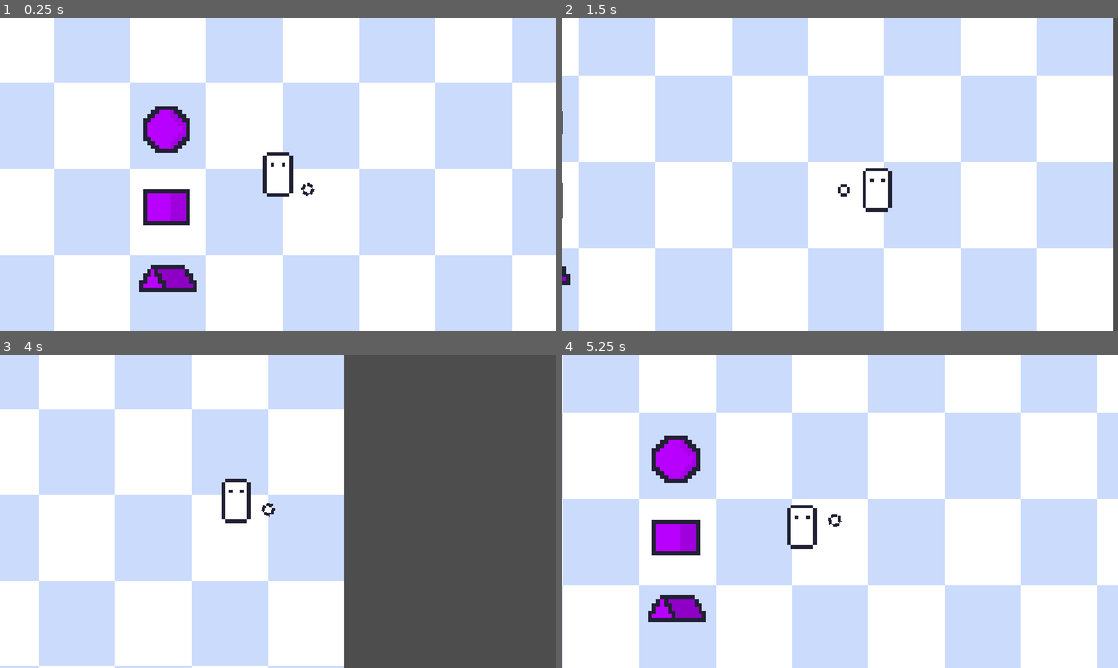
Above: before the commit, frames 1-4 (two rows, left to right).
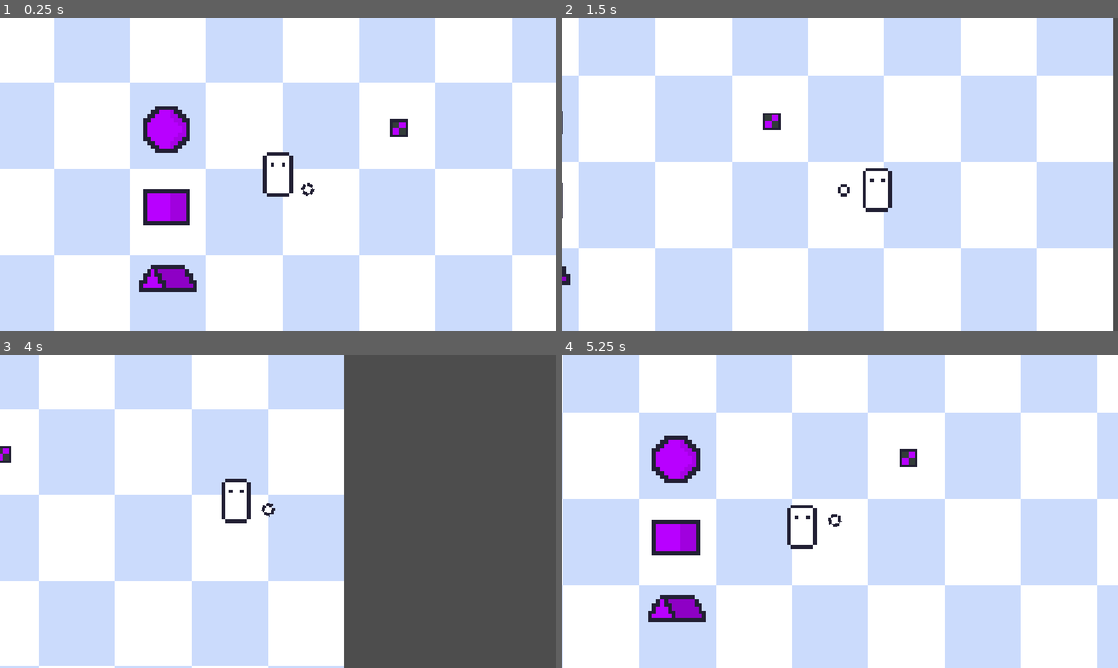
Above: after the commit, the same moments.

Repository: J-mikyas/Dreadmire
Game: Godot game, scene res://Assets/Scenes/Levels/Debug.tscn
The game is run twice, just before and just after one commit, with the same random seed, the same clock (stepped at 60 frames per second) and the same inputs.
Inputs (mouse positions are in pixels of both pictures, inside the frame that each line leads up to):
- Up to frame 1 (0.25 s): no input
- Up to frame 2 (1.5 s): tap Enter at 0.5 s; move the mouse to (962, 158) at 0.52 s; hold D (right) 0.53-1.28 s; hold E 0.53-1.28 s; move the mouse to (728, 190) at 1.27 s; hold S (down) from 1.28 s (still down); tap E at 1.35 s
- Up to frame 3 (4 s): move the mouse to (333, 442) at 2.02 s; release S (down) at 2.03 s; hold D (right) 2.03-2.78 s; hold E 2.03-2.78 s; move the mouse to (250, 574) at 2.77 s; hold W (up) 2.78-3.53 s; tap E at 2.85 s; move the mouse to (444, 558) at 3.52 s; hold A (left) from 3.53 s (still down); hold E from 3.53 s (still down)
- Up to frame 4 (5.25 s): move the mouse to (673, 464) at 4.27 s; release E at 4.28 s; tap E at 4.35 s; move the mouse to (867, 511) at 5.02 s; release A (left) at 5.03 s; hold S (down) from 5.03 s (still down); hold E from 5.03 s (still down)

The runs differ from the first frame. In frame 1, 0.2% of the frame differs, in the area x 70-74%, y 32-38%; in frame 2, 0.2%; in frame 3, 0.1%; in frame 4, 0.2%.

Commit message:
Feat: Add item pick-up system.

Diff:
--- a/Assets/Code/Characters/player.gd
+++ b/Assets/Code/Characters/player.gd
@@ -1,3 +1,4 @@
+class_name Player
 extends CharacterBody2D
 
 var direction: Vector2 = Vector2.ZERO
@@ -28,3 +29,7 @@
 	velocity = velocity.move_toward(target_pos, FRICTION * delta)
 
 	move_and_slide()
+
+#TODO: add player inv system here
+func _ready() -> void:
+	pass
--- /dev/null
+++ b/Assets/Code/Objects/Items/Classes/item.gd
@@ -0,0 +1,30 @@
+class_name Item
+extends Area2D
+
+var Item_Name : String
+@onready var label: Label = $Label
+var can_PickUp: bool = false
+var Current_Body: Player
+
+
+func PickUp(player:Player):
+	#TODO: add item to player inv here
+
+	print("You picked up an item.")
+	queue_free()
+
+
+func _on_body_entered(body: Node2D) -> void:
+	if body is Player:
+		label.text = "[E]"
+		label.show()
+		can_PickUp = true
+		Current_Body = body
+
+func _on_body_exited(body: Node2D) -> void:
+	label.hide()
+	can_PickUp = false
+
+func _physics_process(delta: float) -> void:
+	if Input.is_key_pressed(KEY_E) and can_PickUp:
+		PickUp(Current_Body)
--- /dev/null
+++ b/Assets/Code/Tmp/test_item.gd
@@ -0,0 +1 @@
+extends Item
--- a/Assets/Scenes/Characters/player.tscn
+++ b/Assets/Scenes/Characters/Player.tscn
@@ -31,3 +31,5 @@
 [node name="HandSprite2D" type="Sprite2D" parent="Hand" unique_id=2057682923]
 position = Vector2(-10.504, 0)
 texture = ExtResource("3_54u17")
+
+[node name="Marker2D" type="Marker2D" parent="Hand/HandSprite2D" unique_id=1995012472]
--- a/Assets/Scenes/Levels/Debug.tscn
+++ b/Assets/Scenes/Levels/Debug.tscn
@@ -1,19 +1,17 @@
 [gd_scene format=3 uid="uid://bhnm75osudm6y"]
 
 [ext_resource type="Texture2D" uid="uid://bo1to1nijuikq" path="res://Assets/Sprites/Tmp/DebugTexture.png" id="1_mtx47"]
-[ext_resource type="PackedScene" uid="uid://dmslwauil54sw" path="res://Assets/Scenes/Characters/player.tscn" id="2_fwket"]
+[ext_resource type="PackedScene" uid="uid://dmslwauil54sw" path="res://Assets/Scenes/Characters/Player.tscn" id="2_fwket"]
 [ext_resource type="Texture2D" uid="uid://cg782lsxwyhlm" path="res://Assets/Sprites/Tmp/ball.png" id="3_s6kse"]
 [ext_resource type="Texture2D" uid="uid://kw4w5pb32euc" path="res://Assets/Sprites/Tmp/box.png" id="4_1kmd0"]
 [ext_resource type="Texture2D" uid="uid://b60imrh87c5h4" path="res://Assets/Sprites/Tmp/prism.png" id="5_1kmd0"]
+[ext_resource type="PackedScene" uid="uid://byb4y2fiq5kck" path="res://Assets/Scenes/Tmp/test_item.tscn" id="6_kbki0"]
 
 [sub_resource type="CircleShape2D" id="CircleShape2D_1kmd0"]
 radius = 10.164812
 
 [sub_resource type="RectangleShape2D" id="RectangleShape2D_r7bme"]
 size = Vector2(5.3322363, 2.9189787)
-
-[sub_resource type="RectangleShape2D" id="RectangleShape2D_3564x"]
-size = Vector2(17.48624, 38.932037)
 
 [node name="Debug" type="Node2D" unique_id=1027687373]
 
@@ -24,6 +22,9 @@
 
 [node name="Level" type="Node2D" parent="." unique_id=1475033954]
 y_sort_enabled = true
+
+[node name="Test_Item" parent="Level" unique_id=1955668158 instance=ExtResource("6_kbki0")]
+position = Vector2(817, 239)
 
 [node name="Player" parent="Level" unique_id=1130819150 instance=ExtResource("2_fwket")]
 position = Vector2(566, 335)
@@ -65,7 +66,5 @@
 scale = Vector2(7.984882, 7.984882)
 texture = ExtResource("5_1kmd0")
 
-[node name="CollisionShape2D" type="CollisionShape2D" parent="Level/Prism" unique_id=2059581035]
-position = Vector2(1, 33.325012)
-scale = Vector2(5.476715, 0.9677862)
-shape = SubResource("RectangleShape2D_3564x")
+[node name="CollisionPolygon2D" type="CollisionPolygon2D" parent="Level/Prism" unique_id=900730017]
+polygon = PackedVector2Array(-51, 46.325012, -38, 16.325012, 39, 16.325012, 58, 46.325012, 58, 46.325012)
--- /dev/null
+++ b/Assets/Scenes/Objects/Classes/Item.tscn
@@ -0,0 +1,28 @@
+[gd_scene format=3 uid="uid://c1d56f5ow5ltc"]
+
+[ext_resource type="Script" uid="uid://bwi2pl0p787xf" path="res://Assets/Code/Objects/Items/Classes/item.gd" id="1_7ngke"]
+
+[sub_resource type="CircleShape2D" id="CircleShape2D_r7bme"]
+radius = 97.0
+
+[node name="Item" type="Area2D" unique_id=2095330824]
+y_sort_enabled = true
+script = ExtResource("1_7ngke")
+
+[node name="CollisionShape2D" type="CollisionShape2D" parent="." unique_id=127267084]
+shape = SubResource("CircleShape2D_r7bme")
+
+[node name="Sprite2D" type="Sprite2D" parent="." unique_id=1374943324]
+y_sort_enabled = true
+
+[node name="Label" type="Label" parent="." unique_id=745055228]
+offset_left = -22.0
+offset_top = -75.0
+offset_right = 22.0
+offset_bottom = -25.0
+theme_override_colors/font_outline_color = Color(0, 0, 0, 1)
+theme_override_constants/outline_size = 11
+theme_override_font_sizes/font_size = 36
+
+[connection signal="body_entered" from="." to="." method="_on_body_entered"]
+[connection signal="body_exited" from="." to="." method="_on_body_exited"]
--- /dev/null
+++ b/Assets/Scenes/Tmp/test_item.tscn
@@ -0,0 +1,10 @@
+[gd_scene format=3 uid="uid://byb4y2fiq5kck"]
+
+[ext_resource type="PackedScene" uid="uid://c1d56f5ow5ltc" path="res://Assets/Scenes/Objects/Classes/Item.tscn" id="1_nicve"]
+[ext_resource type="Texture2D" uid="uid://dqtqrbh5r3dsa" path="res://Assets/Sprites/Tmp/test_item.png" id="2_wd636"]
+
+[node name="Test_Item" unique_id=1955668158 instance=ExtResource("1_nicve")]
+
+[node name="Sprite2D" parent="." index="1" unique_id=1374943324]
+scale = Vector2(4.4873166, 4.4873166)
+texture = ExtResource("2_wd636")
Not shown, added: Assets/Code/Objects/Items/Classes/item.gd.uid
Not shown, added: Assets/Code/Tmp/test_item.gd.uid
Binary file added: Assets/Sprites/Tmp/test_item.png
Not shown, added: Assets/Sprites/Tmp/test_item.png.import
